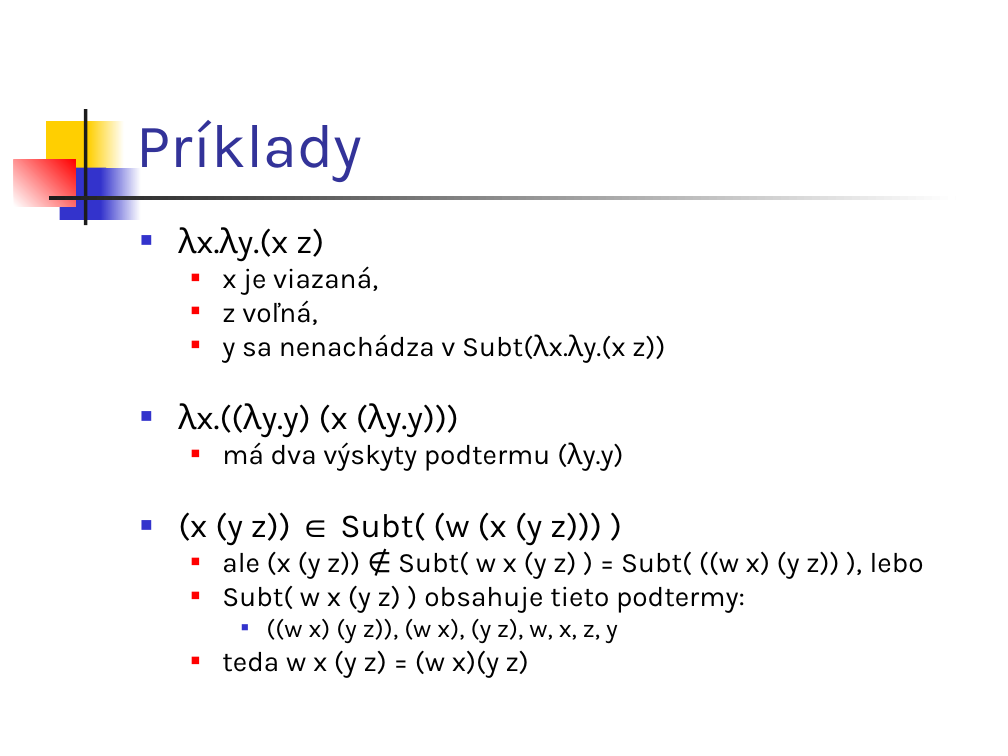
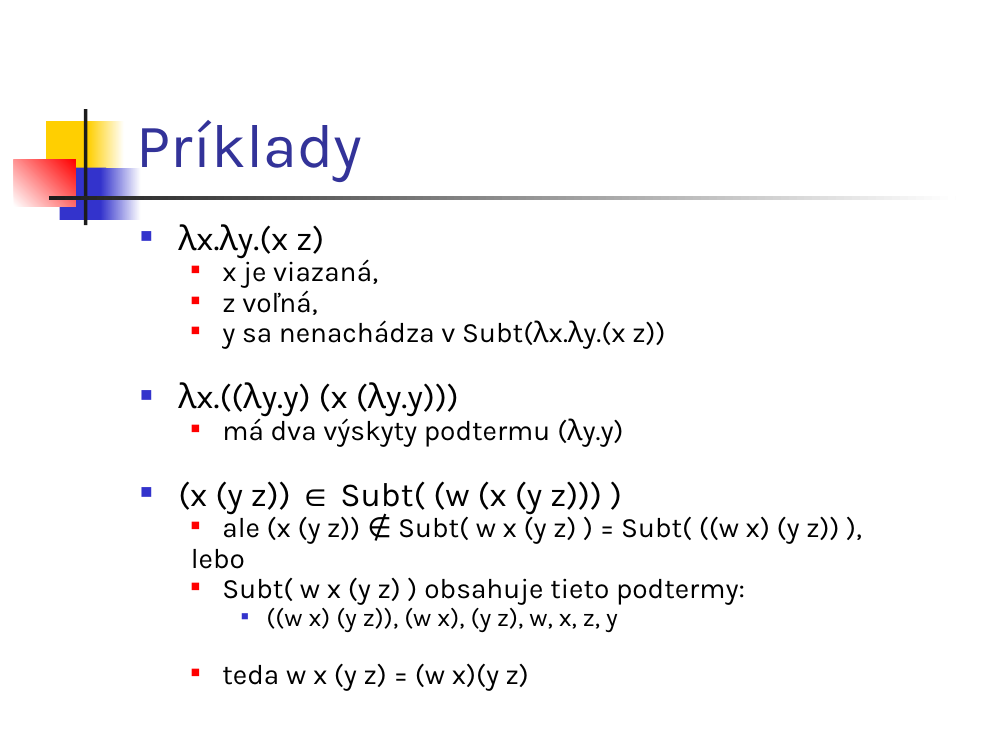
Before and after one commit to Funkcionalne/Prednasky, a slide deck: slide 14 of 05/05_fpro.ppt (slide 13 before the commit). Drawn at 1008x756 pixels with LibreOffice and Linux fonts; fonts in the diff are those of the drawing. Boxes give left, top, right and bottom in pixels: in the first picture for what was removed or moved away, otherwise in the second. Text is boxed around its words. In the diff, an @@ line names an element or a change of style, - is before the commit and + after.

```diff
--- a/05/05_fpro.ppt
+++ b/05/05_fpro.ppt
@@ text at [178, 224, 745, 691]: line spacing 0.8 to 0.7 @@
@@ text at [191, 512, 839, 569]: text changed @@
-  ■ ale (x (y z)) ∉ Subt( w x (y z) ) = Subt( ((w x) (y z)) ), lebo
+  ■ ale (x (y z)) ∉ Subt( w x (y z) ) = Subt( ((w x) (y z)) ),
+  lebo
```
Also in this commit, not shown: 11 other slides changed, 3 slides added, 6 other files.
